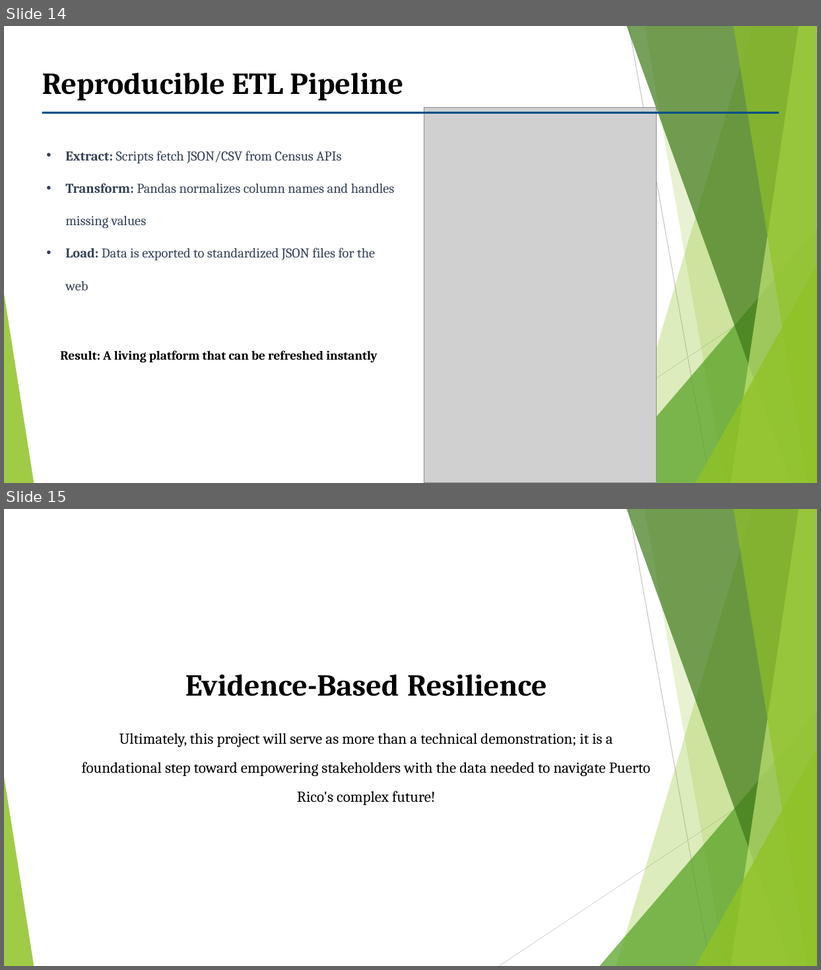
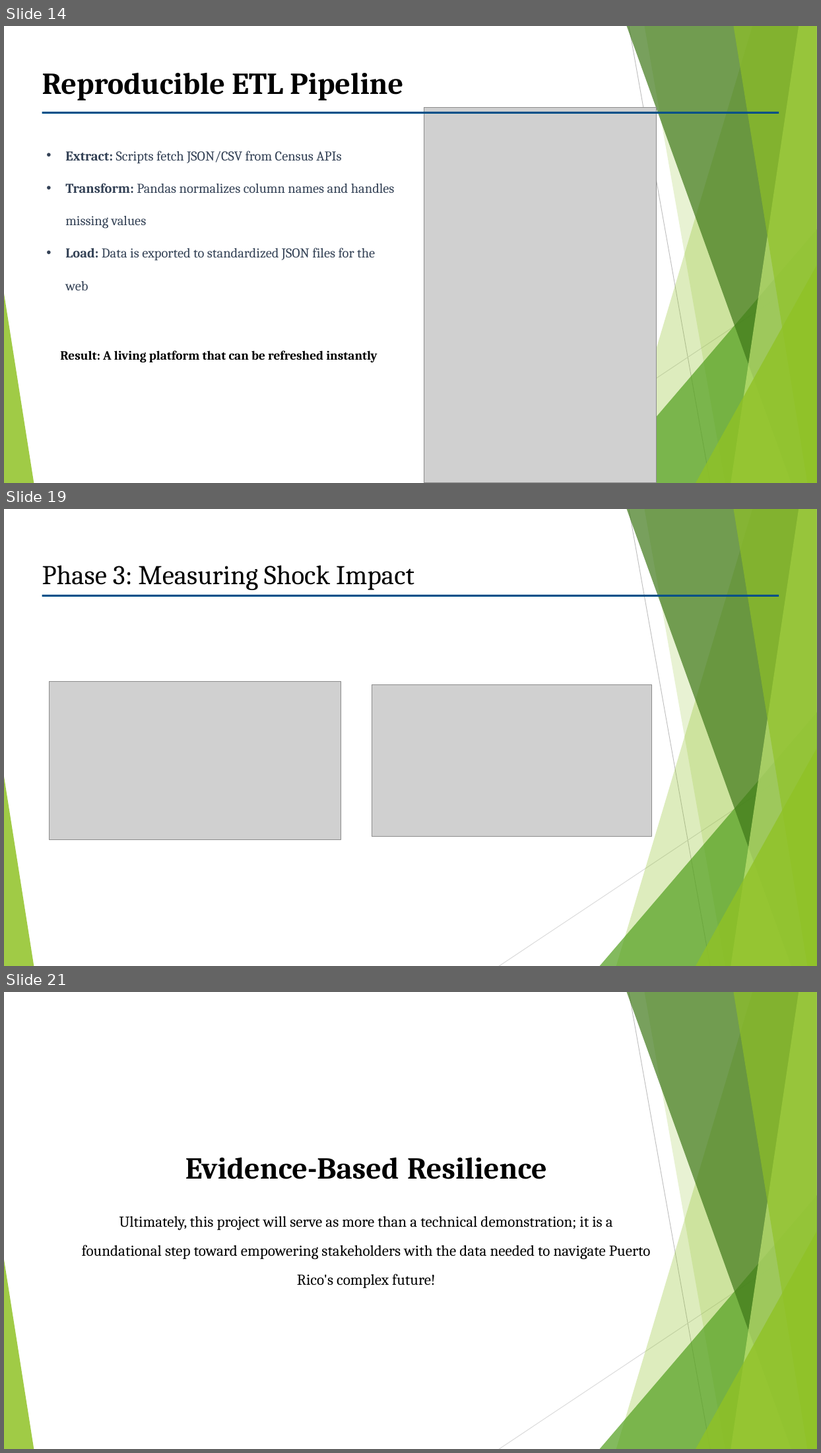
Before and after one commit to Venettov/CAPSTONE_DATA_SCIENCE_RIVERARUIZ, a slide deck: project_reports/Capstone_Proposal_RiveraruizJose.pptx. Shown one above the other, each under a label of ours: slides 14 and 15 before the commit, slides 14, 19 and 21 after it; the slides between them are not shown. The pictures are 821x970 and 821x1453 pixels, drawn with LibreOffice and Linux fonts; fonts in the diff are those of the drawing; grey boxes stand for pictures. Boxes give left, top, right and bottom in pixels: in the first picture for what was removed or moved away, otherwise in the second. Text is boxed around its words. In the diff, an @@ line names an element or a change of style, - is before the commit and + after.

```diff
--- a/project_reports/Capstone_Proposal_RiveraruizJose.pptx
+++ b/project_reports/Capstone_Proposal_RiveraruizJose.pptx
@@ slide 19 added at <box>4,509,817,966</box>, background #FFFFFF; not listed: 10 template elements that a slide beside it also shows @@
@@ text added at <box>42,565,415,590</box>, 32 pt, text #000000 @@
+Phase 3: Measuring Shock Impact
@@ rectangle added at <box>42,595,779,597</box>, fill #005088 @@
@@ picture added at <box>49,682,341,840</box> @@
@@ picture added at <box>372,685,652,837</box> @@
@@ what was slide 15 is now slide 21 @@
```
Also in this commit, not shown: 5 other slides added, 11 other files.
